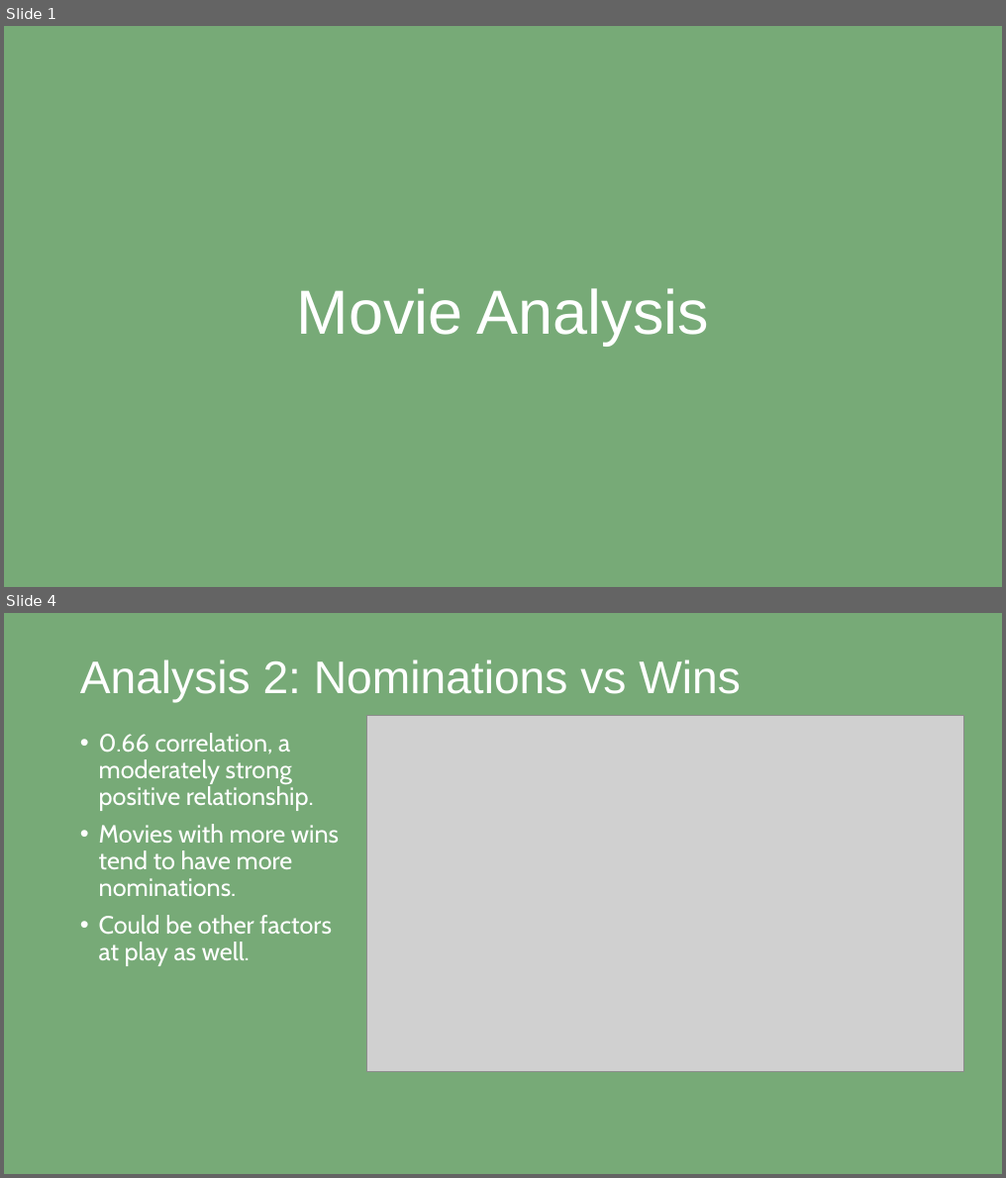
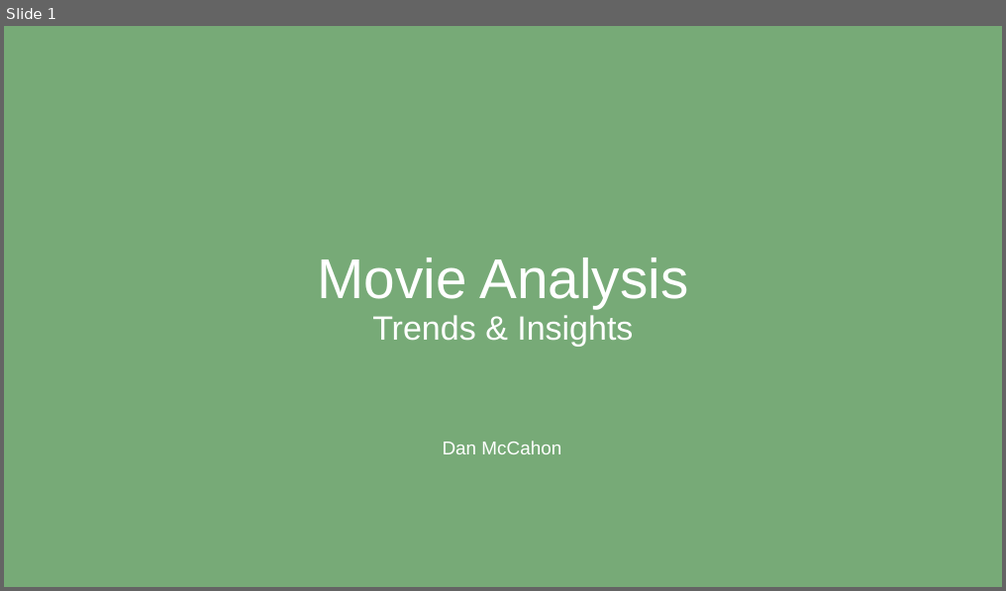
Before and after one commit to dtoshm/data_project_eight, a slide deck: movie_presentation.pptx. Shown one above the other, each under a label of ours: slides 1 and 4 before the commit, slide 1 after it; the slides between them are not shown. The pictures are 1006x1178 and 1006x591 pixels, drawn with LibreOffice and Linux fonts; fonts in the diff are those of the drawing; grey boxes stand for pictures. Boxes give left, top, right and bottom in pixels: in the first picture for what was removed or moved away, otherwise in the second. Text is boxed around its words. In the diff, an @@ line names an element or a change of style, - is before the commit and + after.

Commit message:
2.0 - Matplot Lib Theme Designed my own matplotlib theme in an attempt to make the code less dry. Refiend the presentation as well.

```diff
--- a/movie_presentation.pptx
+++ b/movie_presentation.pptx
@@ slide 4 removed at box(4, 613, 1002, 1174), background #77AA77 @@
@@ text removed at box(80, 660, 741, 703) @@
-Analysis 2: Nominations vs Wins
@@ picture removed at box(367, 716, 964, 1072) @@
@@ text removed at box(99, 733, 339, 966) @@
-• 0.66 correlation, a moderately strong positive relationship.
-• Movies with more wins tend to have more nominations.
-• Could be other factors at play as well.
@@ slide 1 changed as well @@
@@ title at box(317, 258, 688, 347): text changed; size 60 to 32.4 pt @@
-Movie Analysis
+Movie Analysis
+Trends & Insights
@@ text added at box(443, 441, 561, 455), 18 pt, text #FFFFFF @@
+Dan McCahon
```
Also in this commit, not shown: 1 other slide changed, 3 slides added, 2 other slides removed, 1 other file.
